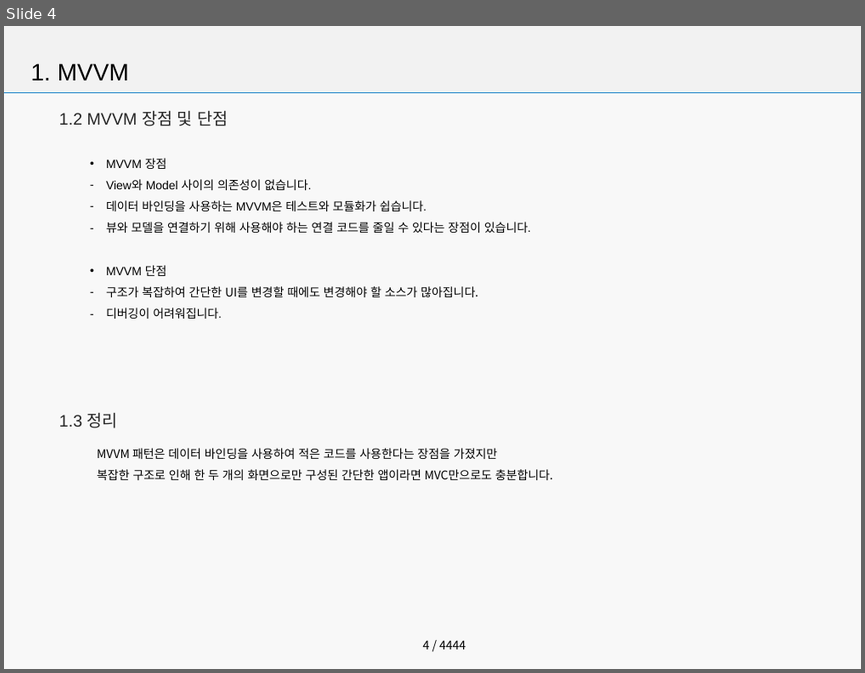
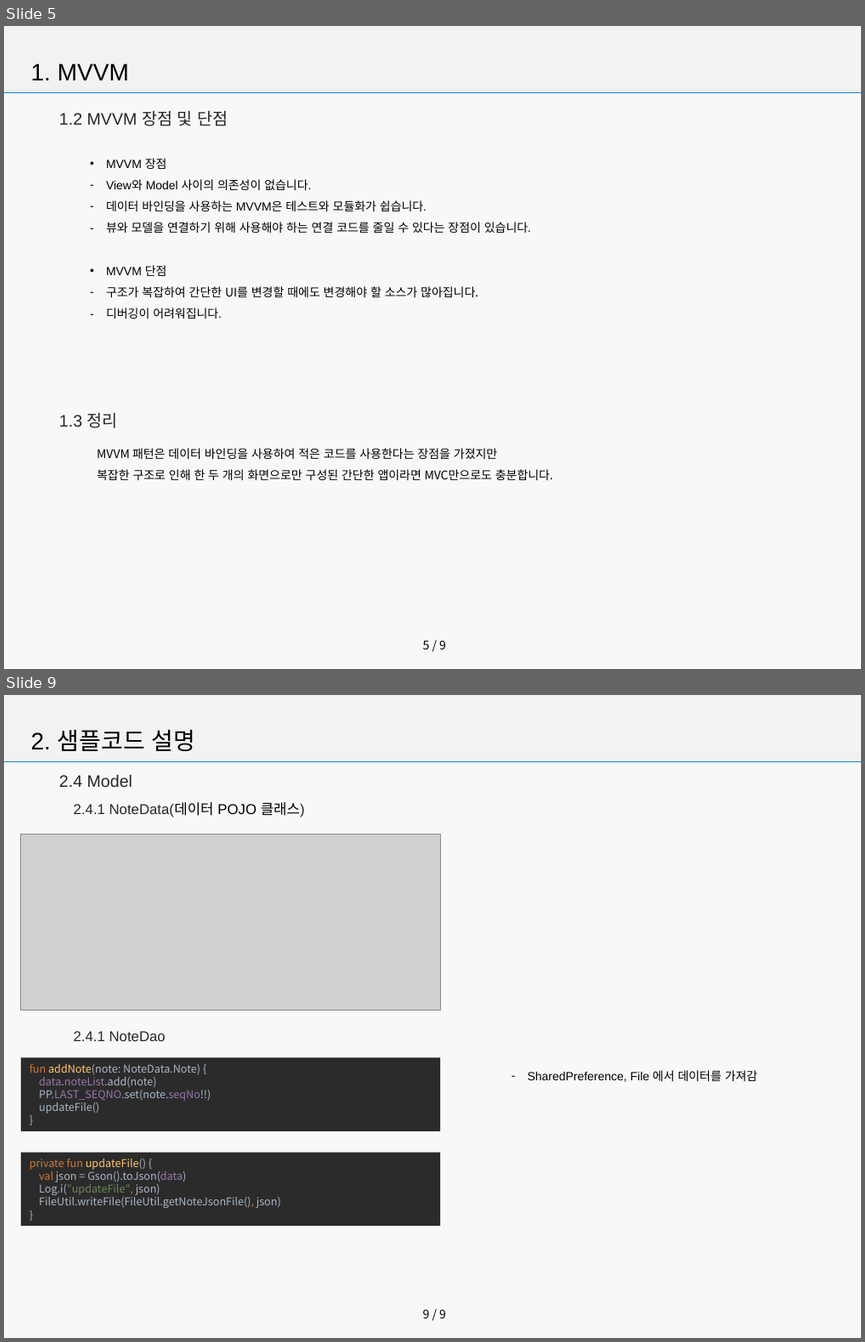
Before and after one commit to seoyoon630/MVVMDemo, a slide deck: Android MVVM.pptx. Shown one above the other, each under a label of ours: slide 4 before the commit, slides 5 and 9 after it; the slides between them are not shown. The pictures are 865x673 and 865x1342 pixels, drawn with LibreOffice and Linux fonts; fonts in the diff are those of the drawing; grey boxes stand for pictures; background and template pictures are left out. Boxes give left, top, right and bottom in pixels: in the first picture for what was removed or moved away, otherwise in the second. Text is boxed around its words. In the diff, an @@ line names an element or a change of style, - is before the commit and + after.

```diff
--- a/Android MVVM.pptx
+++ b/Android MVVM.pptx
@@ slide 9 added at (4,695,861,1338), background #F2F2F2 at 50% opacity; not listed: 3 template elements that a slide beside it also shows @@
@@ text added at (31,729,196,751), 20 pt, text #000000 @@
+  2. 샘플코드 설명
@@ text added at (59,774,132,787), 14 pt, text #262626 @@
+  2.4 Model
@@ text added at (74,802,305,817), 12 pt, text #262626 @@
+  2.4.1 NoteData(데이터 POJO 클래스)
@@ picture added at (21,834,441,1010) @@
@@ text added at (74,1031,166,1041), 12 pt, text #262626 @@
+  2.4.1 NoteDao
@@ rectangle added at (21,1057,441,1131), fill #2B2B2B, 9 pt, text #A9B7C6 @@
+fun addNote(note: NoteData.Note) {
+data.noteList.add(note)
+PP.LAST_SEQNO.set(note.seqNo!!)
+updateFile()
+}
@@ text added at (528,1070,758,1082), 10 pt, text #000000 @@
+  – SharedPreference, File 에서 데이터를 가져감
@@ rectangle added at (21,1151,441,1225), fill #2B2B2B, 9 pt, text #A9B7C6 @@
+private fun updateFile() {
+val json = Gson().toJson(data)
+Log.i("updateFile", json)
+FileUtil.writeFile(FileUtil.getNoteJsonFile(), json)
+}
@@ what was slide 4 is now slide 5 @@
@@ page number at (423,640,446,649): text changed @@
-4 / 4444
+5 / 9
```
Also in this commit, not shown: 2 slides changed, 4 other slides added, 1 slide removed, 1 other file.
